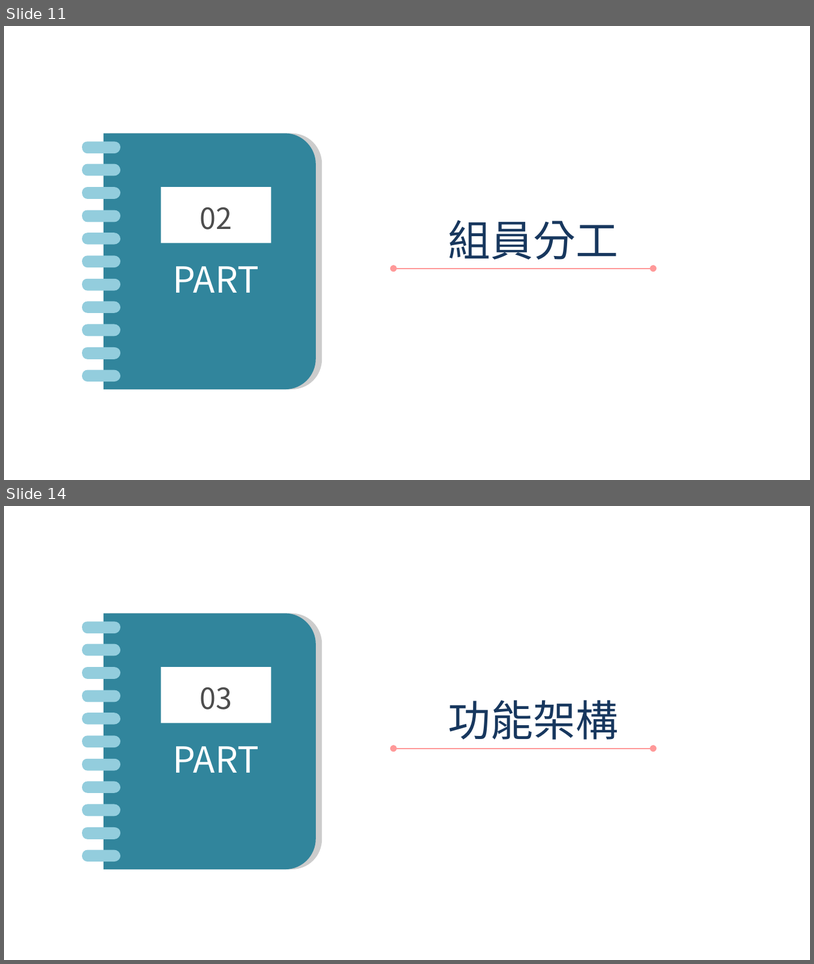
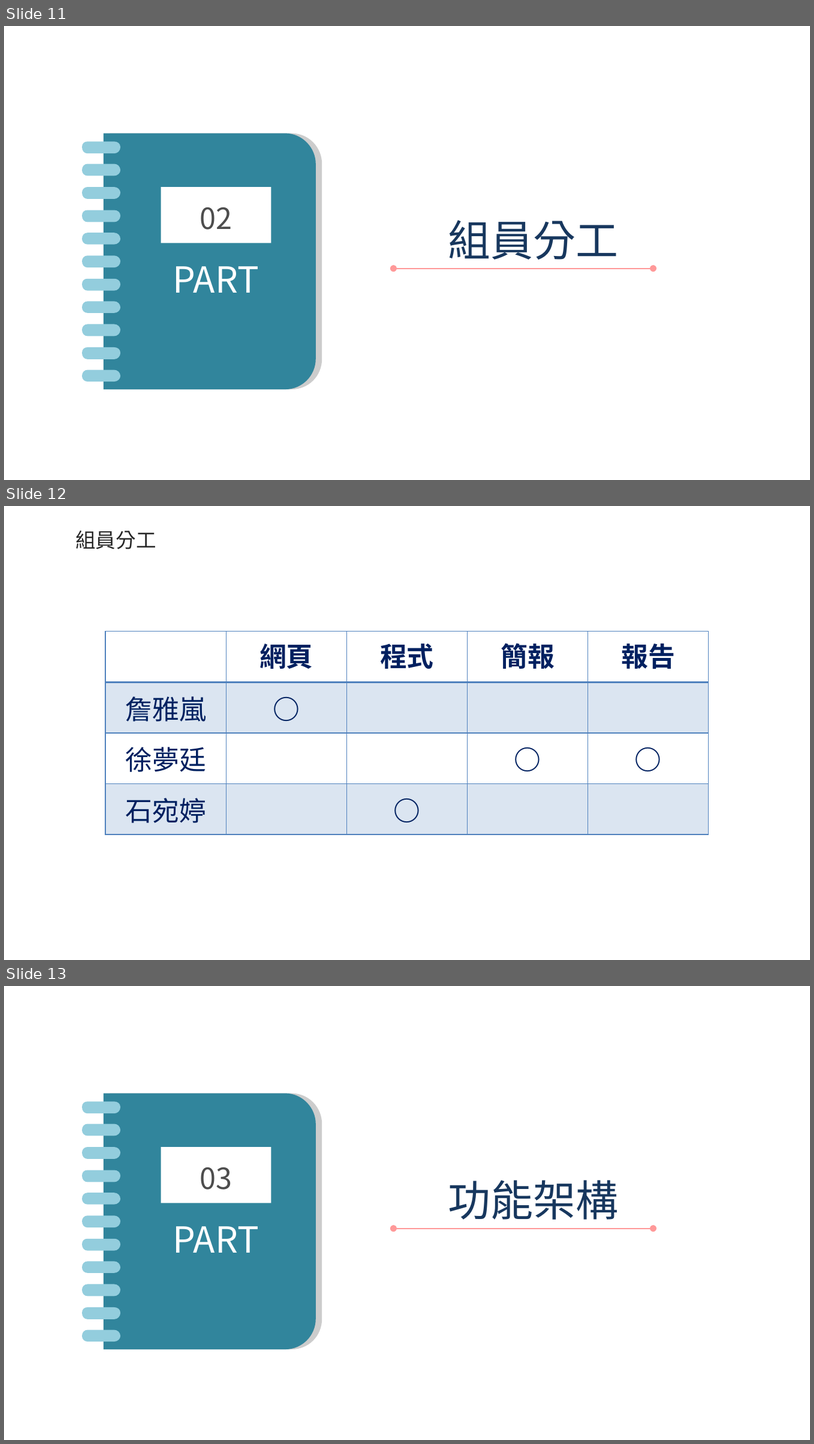
Before and after one commit to tippyshih/final, a slide deck: ppt模板.pptx. Shown one above the other, each under a label of ours: slides 11 and 14 before the commit, slides 11, 12 and 13 after it; the slides between them are not shown. The pictures are 814x964 and 814x1444 pixels, drawn with LibreOffice and Linux fonts; fonts in the diff are those of the drawing; background and template pictures are left out. Boxes give left, top, right and bottom in pixels: in the first picture for what was removed or moved away, otherwise in the second. Text is boxed around its words. In the diff, an @@ line names an element or a change of style, - is before the commit and + after.

```diff
--- a/ppt模板.pptx
+++ b/ppt模板.pptx
@@ slide 12 added at (x1=4, y1=506, x2=810, y2=960), background #FFFFFF @@
@@ text added at (x1=75, y1=531, x2=156, y2=549), 18 pt, text #262626 @@
+組員分工
@@ table added at (x1=105, y1=631, x2=710, y2=834), 4 rows, 5 columns @@
+ | 網頁 | 程式 | 簡報 | 報告
+詹雅嵐 | ○ |  |  | 
+徐夢廷 |  |  | ○ | ○
+石宛婷 |  | ○ |  | 
@@ what was slide 14 is now slide 13 @@
```
Also in this commit, not shown: 1 slide changed, 4 other slides added, 7 slides removed.
